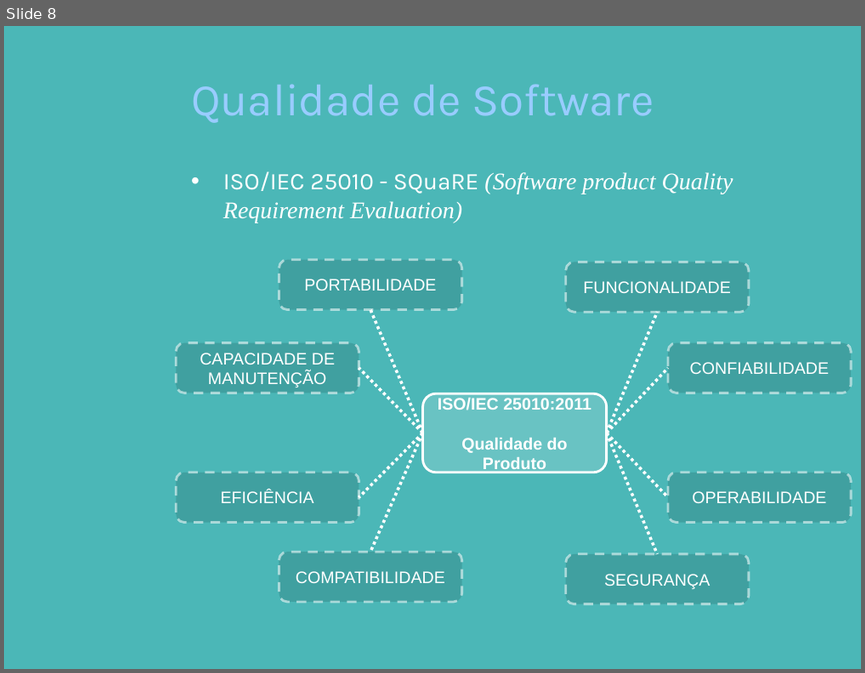
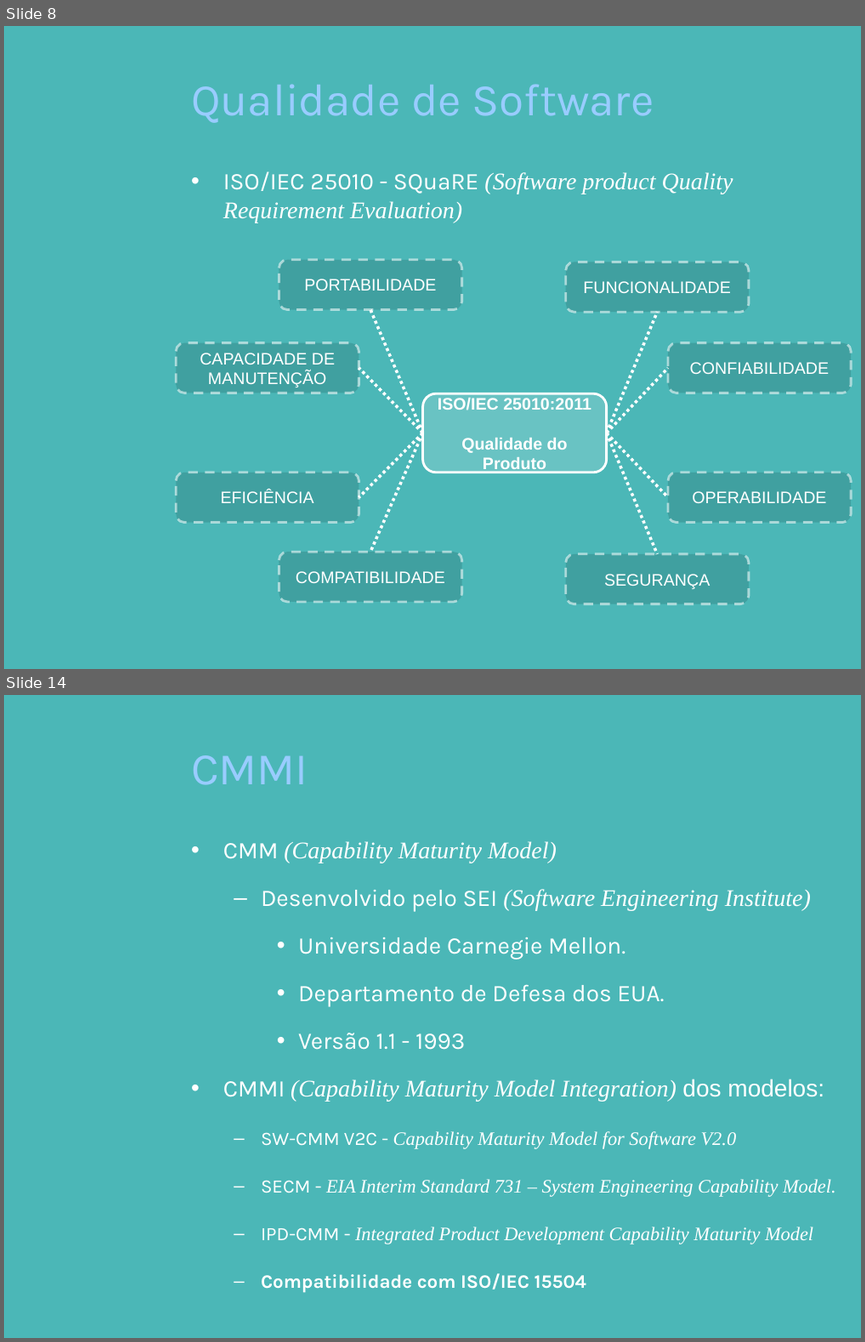
Before and after one commit to pddnew/monografia, a slide deck: presentation/presentation_1.0.0.pptx. Shown one above the other, each under a label of ours: slide 8 before the commit, slides 8 and 14 after it; the slides between them are not shown. The pictures are 865x673 and 865x1342 pixels, drawn with LibreOffice and Linux fonts; fonts in the diff are those of the drawing; background and template pictures are left out. Boxes give left, top, right and bottom in pixels: in the first picture for what was removed or moved away, otherwise in the second. Text is boxed around its words. In the diff, an @@ line names an element or a change of style, - is before the commit and + after.

```diff
--- a/presentation/presentation_1.0.0.pptx
+++ b/presentation/presentation_1.0.0.pptx
@@ slide 14 added at [4,695,861,1338], background picture (left out) @@
@@ title added at [191,755,308,785], 38 pt, text #99CCFF @@
+CMMI
@@ text added at [223,841,836,1293], 16 pt, text #FFFFFF, italic @@
+• CMM (Capability Maturity Model)
+  – Desenvolvido pelo SEI (Software Engineering Institute)
+    • Universidade Carnegie Mellon.
+    • Departamento de Defesa dos EUA.
+    • Versão 1.1 - 1993
+• CMMI (Capability Maturity Model Integration) dos modelos:
+  – SW-CMM V2C - Capability Maturity Model for Software V2.0
+  – SECM - EIA Interim Standard 731 – System Engineering Capability Model.
+  – IPD-CMM - Integrated Product Development Capability Maturity Model
+  – Compatibilidade com ISO/IEC 15504
```
Also in this commit, not shown: 2 slides changed, 9 other slides added, 8 slides removed.
